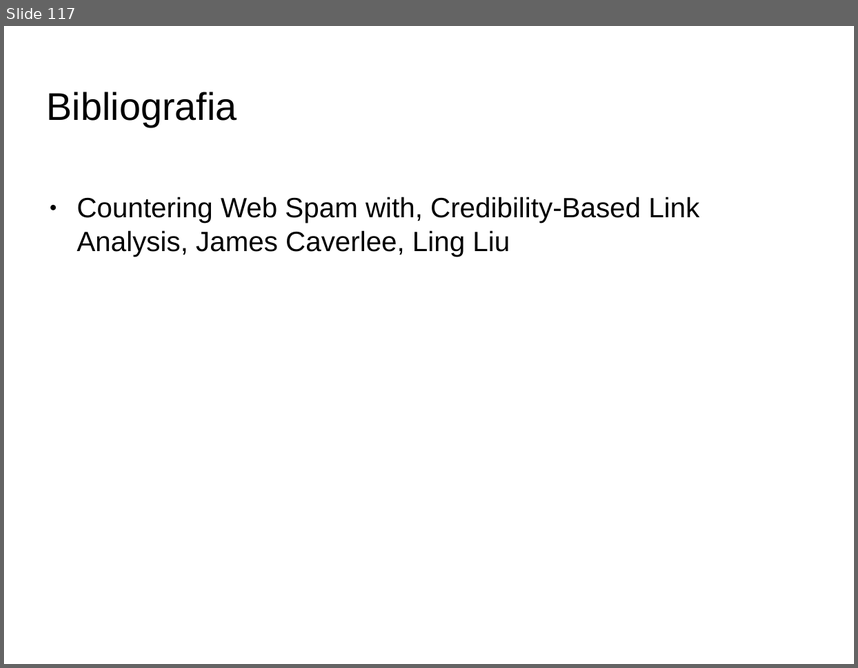
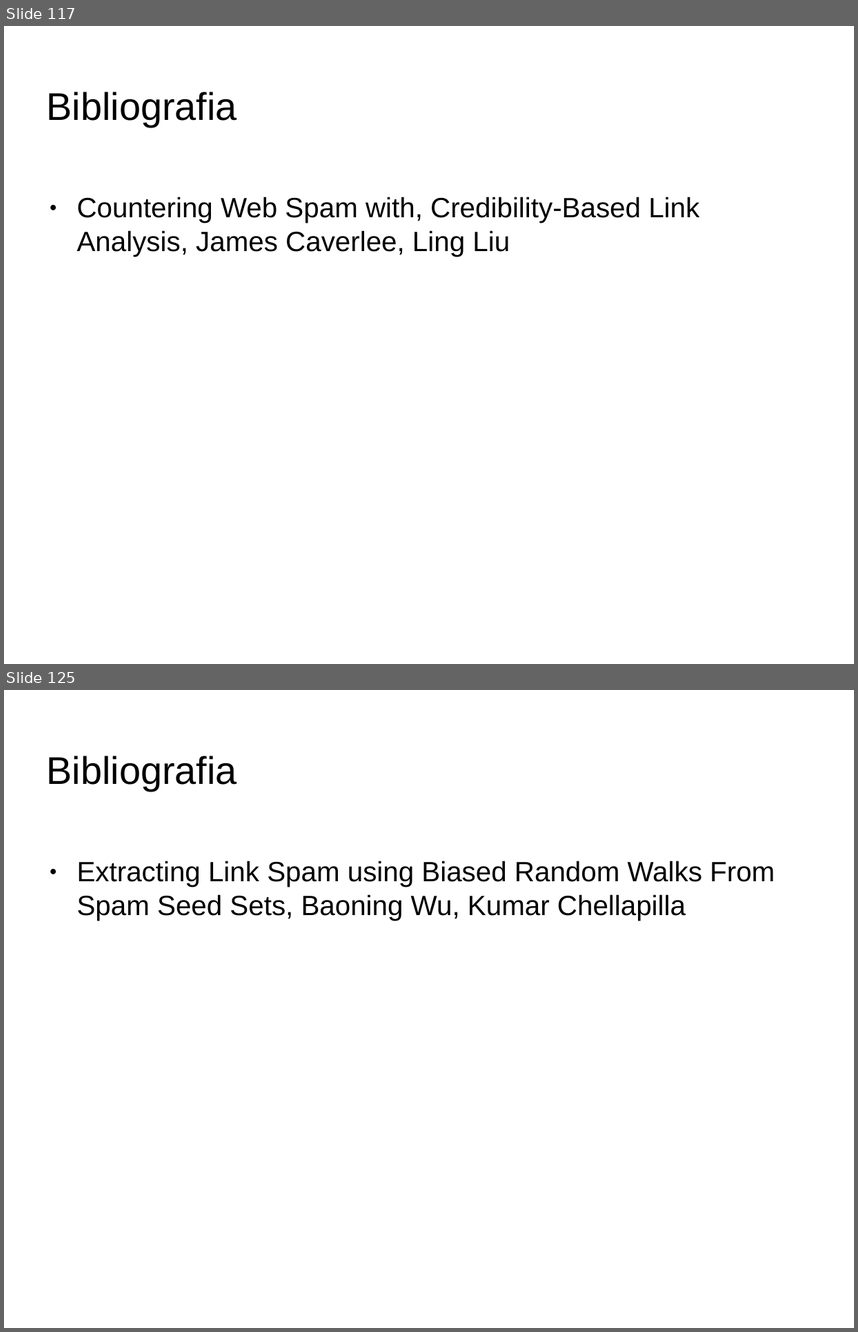
Before and after one commit to Toolanto/presentation, a slide deck: presentazione.odp. Shown one above the other, each under a label of ours: slide 117 before the commit, slides 117 and 125 after it; the slides between them are not shown. The pictures are 858x668 and 858x1332 pixels, drawn with LibreOffice and Linux fonts; fonts in the diff are those of the drawing; background and template pictures are left out. Boxes give left, top, right and bottom in pixels: in the first picture for what was removed or moved away, otherwise in the second. Text is boxed around its words. In the diff, an @@ line names an element or a change of style, - is before the commit and + after.

```diff
--- a/presentazione.odp
+++ b/presentazione.odp
@@ slide 125 added at (4,690,854,1328), background picture (left out) @@
@@ title added at (47,756,237,791), 36 pt, text #000000 @@
+Bibliografia
@@ text added at (77,860,775,920), 26 pt, text #000000 @@
+● Extracting Link Spam using Biased Random Walks From Spam Seed Sets, Baoning Wu, Kumar Chellapilla
```
Also in this commit, not shown: 1 slide changed, 7 other slides added.
